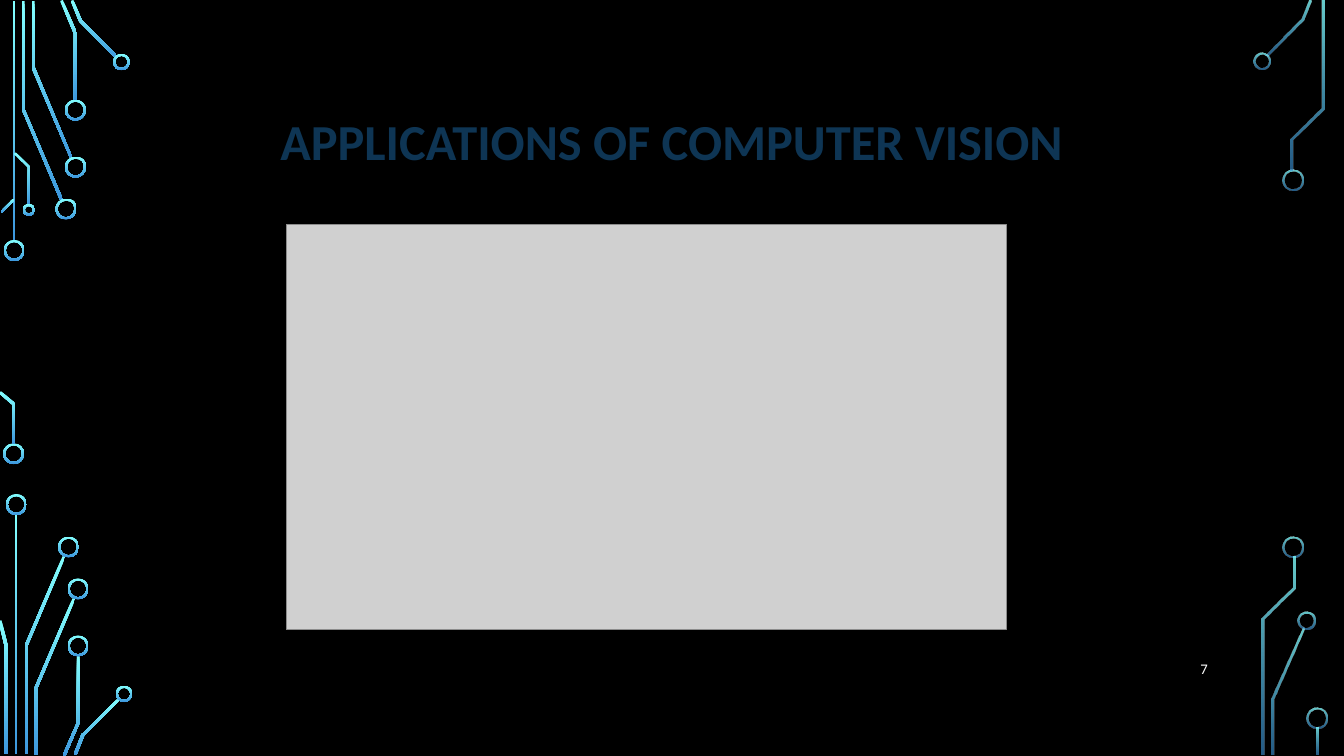
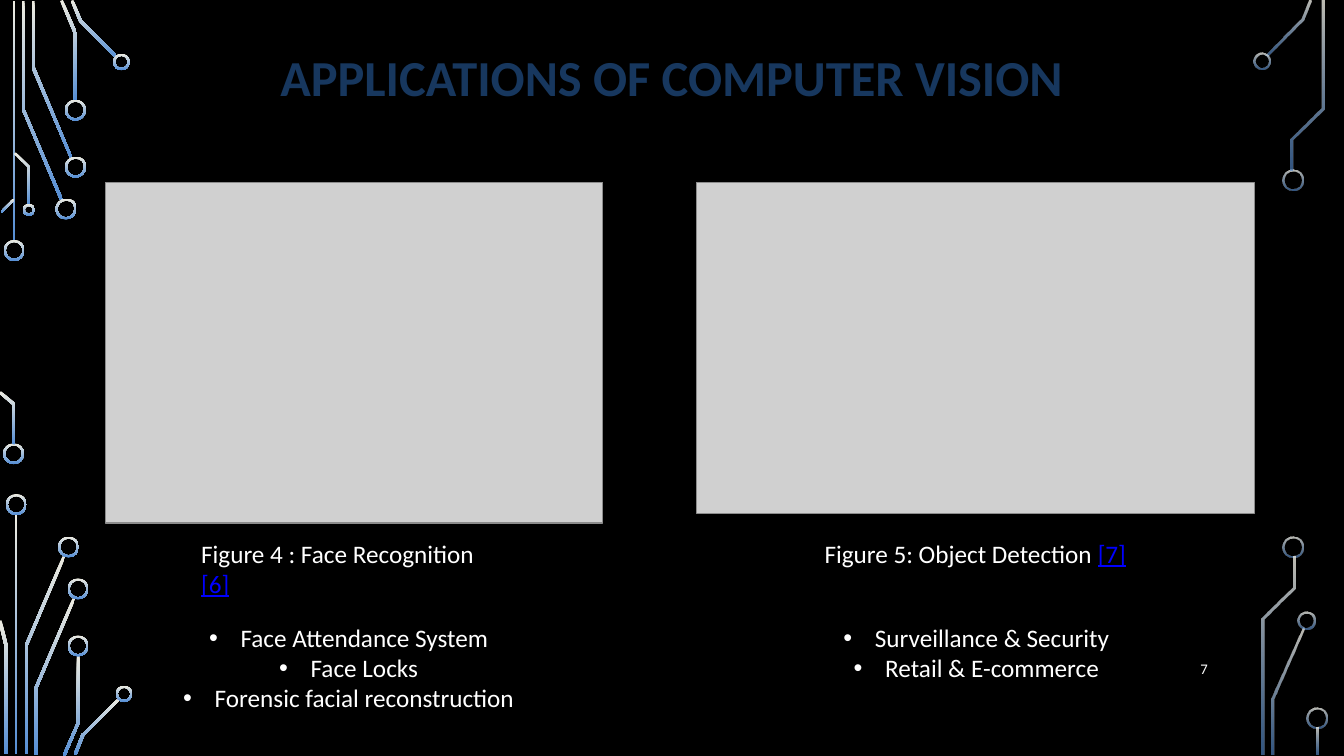
Before and after one commit to ARYAN-PURI/OpenCV-Learning, a slide deck: slide 7 of Presentation/22BEC032-ARYAN-PURI.pptx. Drawn at 1344x756 pixels with LibreOffice and Linux fonts; fonts in the diff are those of the drawing; grey boxes stand for pictures; background and template pictures are left out. Boxes give left, top, right and bottom in pixels: in the first picture for what was removed or moved away, otherwise in the second. Text is boxed around its words. In the diff, an @@ line names an element or a change of style, - is before the commit and + after.

```diff
--- a/Presentation/22BEC032-ARYAN-PURI.pptx
+++ b/Presentation/22BEC032-ARYAN-PURI.pptx
@@ fill gradient #82FFFF to #3D97DE to gradient #EEECE1 to #558ED5 in 36 elements at (4,240,25,261), (3,444,24,465), (22,1,63,201), (55,199,77,220), (31,1,72,158), (60,0,78,101), (65,156,86,177), (65,100,86,121), (71,0,117,58), (113,53,131,70), (1,199,15,213), (0,391,15,445), (14,152,30,205), (22,204,34,216), (15,514,18,755), (24,556,65,754), (6,494,27,515), (0,620,7,754), (58,536,80,558), (34,598,76,755), (63,655,80,756), (68,579,89,600), (68,635,89,656), (74,698,120,755), (116,686,133,702), (1266,0,1313,56), (1253,52,1270,70), (1282,169,1304,191), (1271,628,1305,755), (1299,612,1316,629), (1292,1,1325,171), (1284,536,1305,558), (1261,557,1296,755), (1307,708,1328,729), (1317,727,1320,755), (12,1,15,242) @@
@@ title "APPLICATIONS OF COMPUTER VISION": place and size @@
-title "APPLICATIONS OF COMPUTER VISION" at (280,127,1063,160)
+title "APPLICATIONS OF COMPUTER VISION" at (280,63,1063,96)
@@ title "APPLICATIONS OF COMPUTER VISION" at (280,63,1063,96): text colour #0E3554 to #17375E @@
@@ picture added at (105,182,603,523) @@
@@ picture added at (697,182,1255,514) @@
@@ picture removed at (286,225,1007,630) @@
@@ text added at (201,545,474,597), 18 pt, text #FFFFFF @@
+Figure 4 : Face Recognition [6]
@@ text added at (825,544,1126,568), 18 pt, text #FFFFFF @@
+Figure 5: Object Detection [7]
@@ text added at (215,629,514,708), 18 pt, text #FFFFFF @@
+• Face Attendance System
+• Face Locks
+• Forensic facial reconstruction
@@ text added at (875,629,1109,677), 18 pt, text #FFFFFF @@
+• Surveillance & Security
+• Retail & E-commerce
```
Also in this commit, not shown: 7 other slides changed, 7 slides added, 6 other files.
